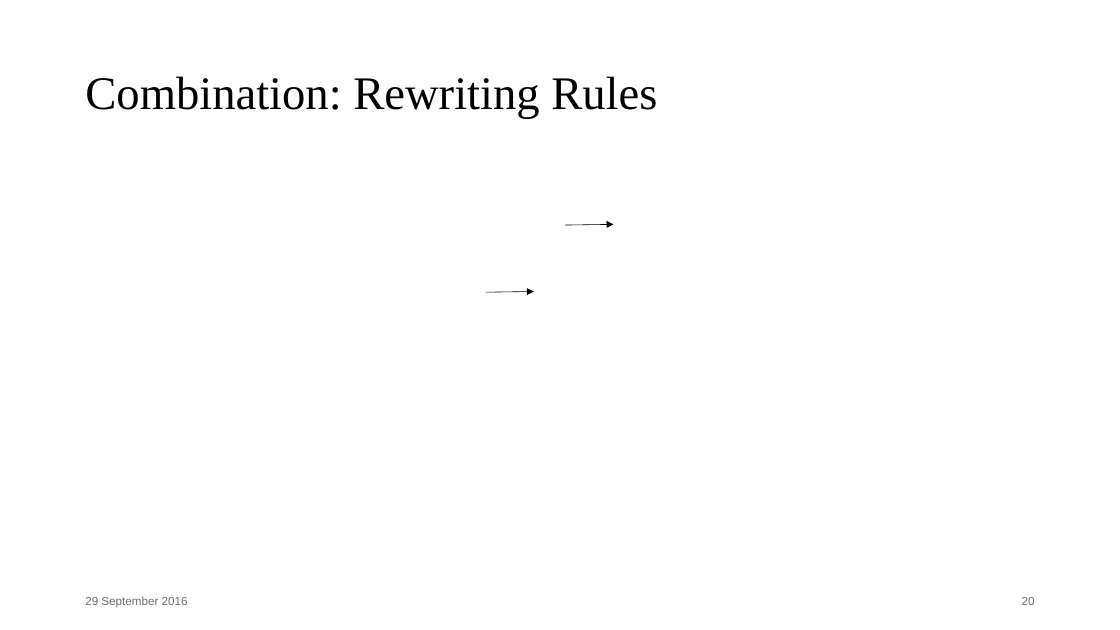
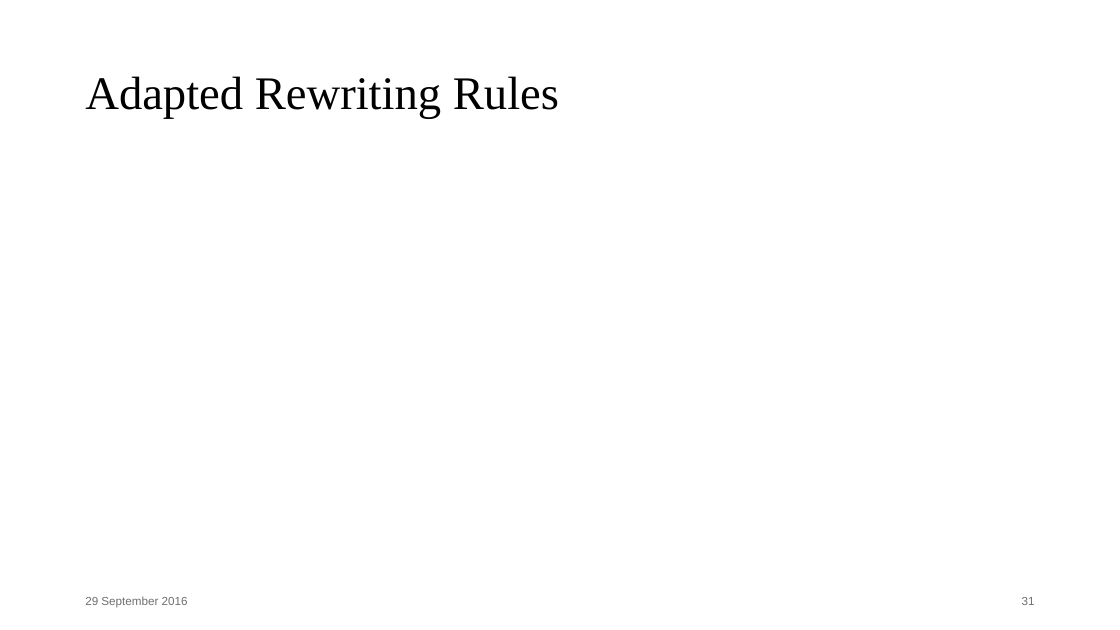
Before and after one commit to Aimenel/MT, a slide deck: slide 31 of presentations/Final Presentation/Final.pptx (slide 20 before the commit). Drawn at 1120x630 pixels with LibreOffice and Linux fonts; fonts in the diff are those of the drawing; grey boxes stand for pictures. Boxes give left, top, right and bottom in pixels: in the first picture for what was removed or moved away, otherwise in the second. Text is boxed around its words. In the diff, an @@ line names an element or a change of style, - is before the commit and + after.

```diff
--- a/presentations/Final Presentation/Final.pptx
+++ b/presentations/Final Presentation/Final.pptx
@@ title at (85,76,559,119): text changed @@
-Combination: Rewriting Rules
+Adapted Rewriting Rules
@@ arrow removed from (565, 225) to (613, 224) @@
@@ arrow removed from (486, 292) to (534, 292) @@
@@ page number at (1022,597,1035,605): text changed @@
-20
+31
```
Also in this commit, not shown: 12 other slides changed, 12 slides added.
